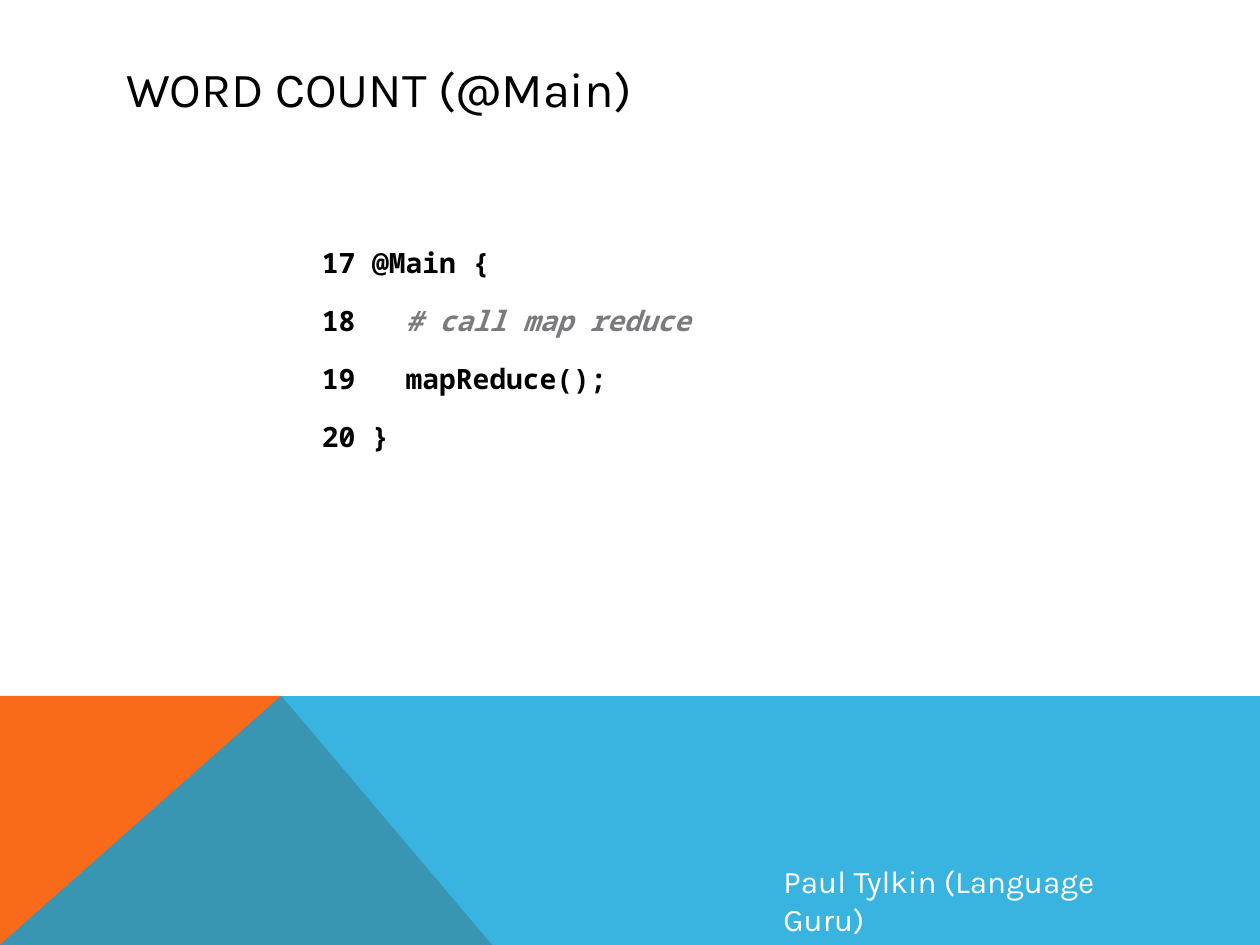
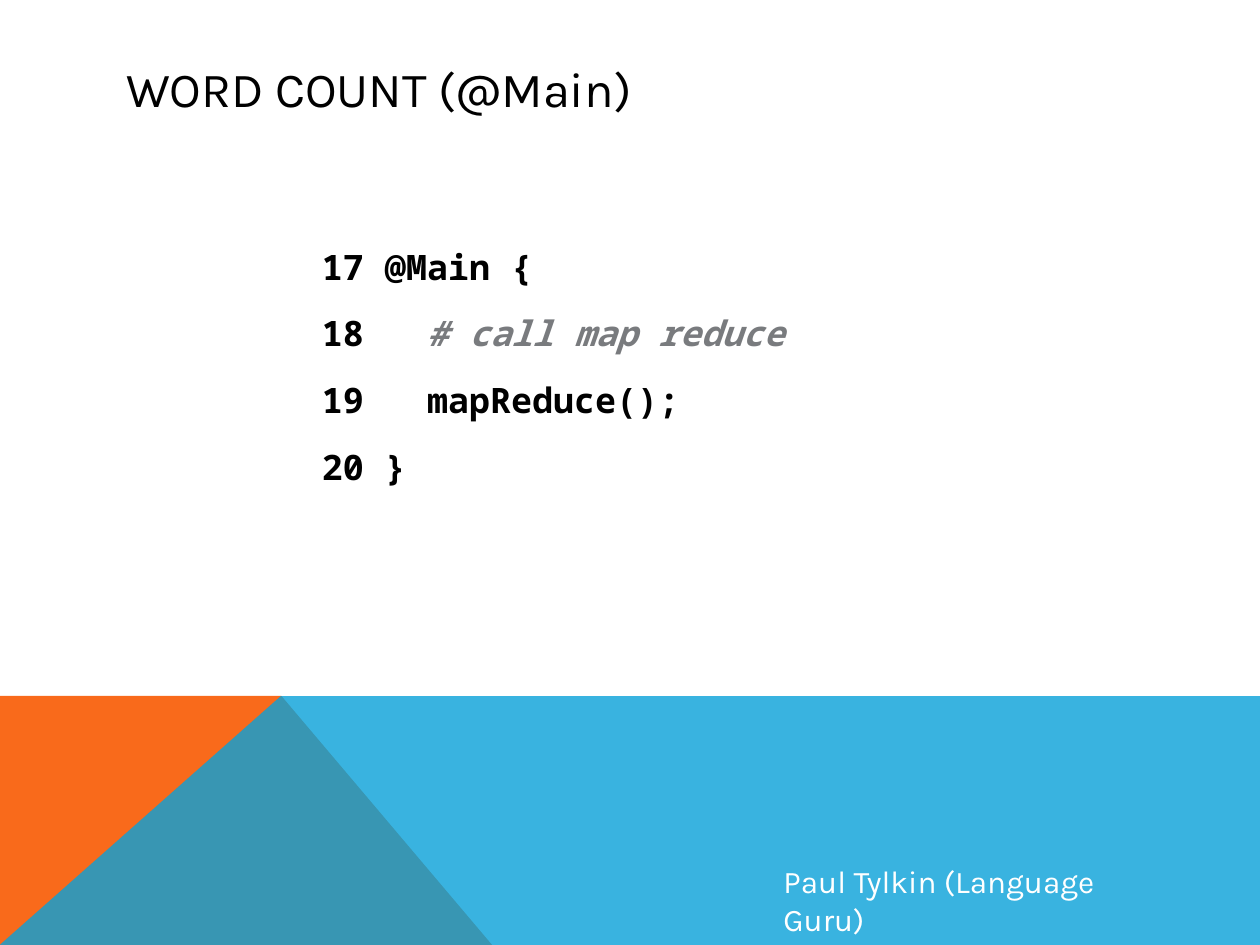
Before and after one commit to smessing/Hog, a slide deck: slide 12 of demo/demo.pptx (slide 11 before the commit). Drawn at 1260x945 pixels with LibreOffice and Linux fonts; fonts in the diff are those of the drawing. Boxes give left, top, right and bottom in pixels: in the first picture for what was removed or moved away, otherwise in the second. Text is boxed around its words. In the diff, an @@ line names an element or a change of style, - is before the commit and + after.

```diff
--- a/demo/demo.pptx
+++ b/demo/demo.pptx
@@ text "17 @Main {" at [322, 253, 784, 481]: size 16 to 20 pt @@
```
Also in this commit, not shown: 8 other slides changed, 1 slide added.
